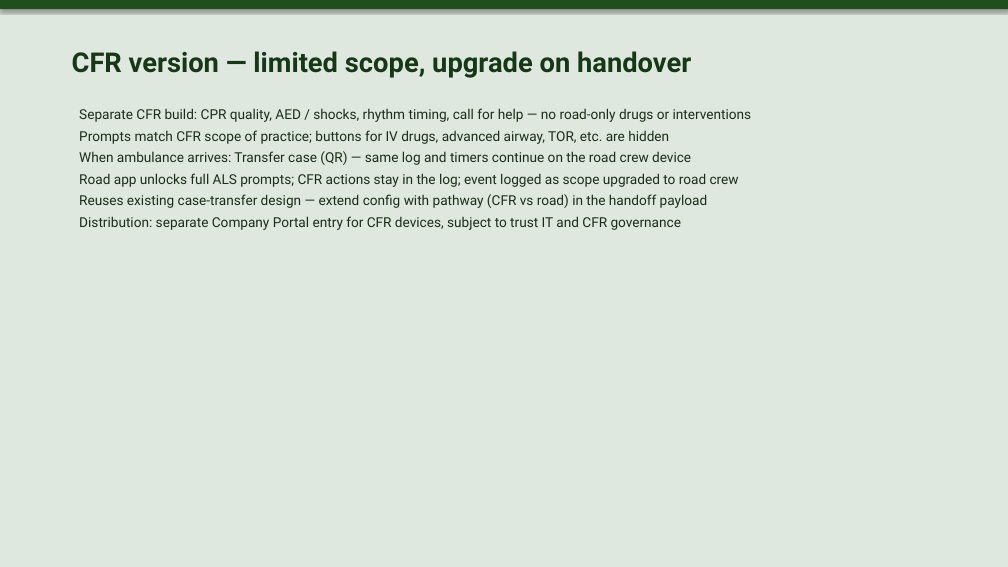
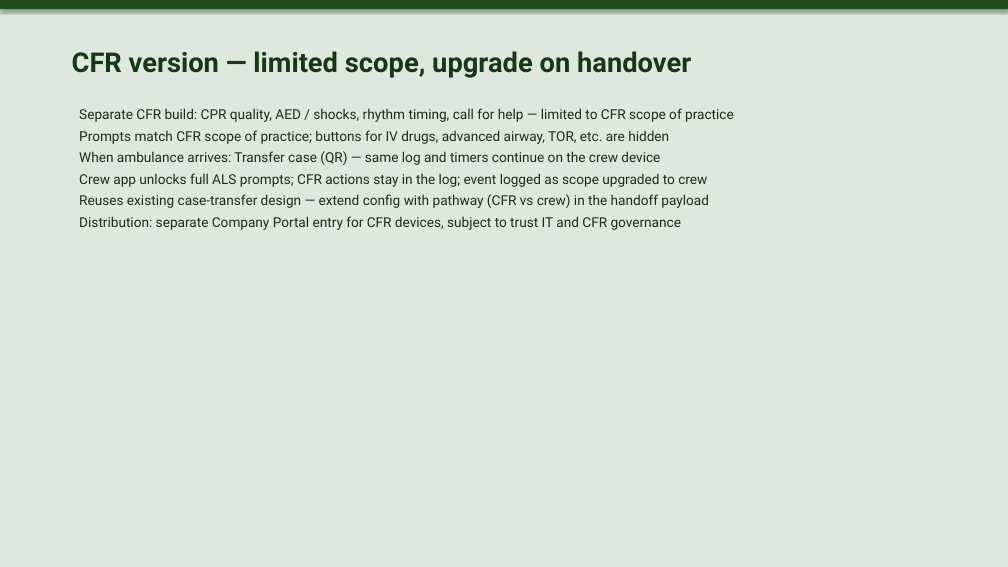
Before and after one commit to unicornfss/resusci-time, a slide deck: slide 22 of Resusci-Time-QI-and-Technical-Overview-new.pptx (slide 16 before the commit). Drawn at 1008x567 pixels with LibreOffice and Linux fonts; fonts in the diff are those of the drawing. Boxes give left, top, right and bottom in pixels: in the first picture for what was removed or moved away, otherwise in the second. Text is boxed around its words. In the diff, an @@ line names an element or a change of style, - is before the commit and + after.

Commit message:
Add scroll hint, mobile timer layout, trust config
Introduce a mobile-friendly timer-bar layout and a bottom "scroll for checklist" hint: new CSS rules, a ScrollBelowFoldHint component, and a useBelowFoldHint hook to show a prompt on narrow screens. Make case-transfer and related trust features configurable: add defaults and resolvers, simplify WMAS trust config (use booleans for codeShock/prolongedVfTorGate), and gate UI/actions (transfer buttons/modals) on the resolved caseTransfer feature. Change case-continuation logic to use protocol-minute window (timeScale-aware) and block continuation after patient handover. Bump app version and preview changelog, and update the PPTX generator script to read package.json/changelog and include version history slides. Minor copy tweaks (About, handover modal) and assorted UI/behavior adjustments tied to the above changes.

```diff
--- a/Resusci-Time-QI-and-Technical-Overview-new.pptx
+++ b/Resusci-Time-QI-and-Technical-Overview-new.pptx
@@ text at (x1=79, y1=108, x2=734, y2=122): text changed @@
-Separate CFR build: CPR quality, AED / shocks, rhythm timing, call for help — no road-only drugs or interventions
+Separate CFR build: CPR quality, AED / shocks, rhythm timing, call for help — limited to CFR scope of practice
@@ text at (x1=79, y1=151, x2=709, y2=208): text changed @@
-When ambulance arrives: Transfer case (QR) — same log and timers continue on the road crew device
-Road app unlocks full ALS prompts; CFR actions stay in the log; event logged as scope upgraded to road crew
-Reuses existing case-transfer design — extend config with pathway (CFR vs road) in the handoff payload
+When ambulance arrives: Transfer case (QR) — same log and timers continue on the crew device
+Crew app unlocks full ALS prompts; CFR actions stay in the log; event logged as scope upgraded to crew
+Reuses existing case-transfer design — extend config with pathway (CFR vs crew) in the handoff payload
```
Also in this commit, not shown: 7 other slides changed, 7 slides added, 1 slide removed, 19 other files.
